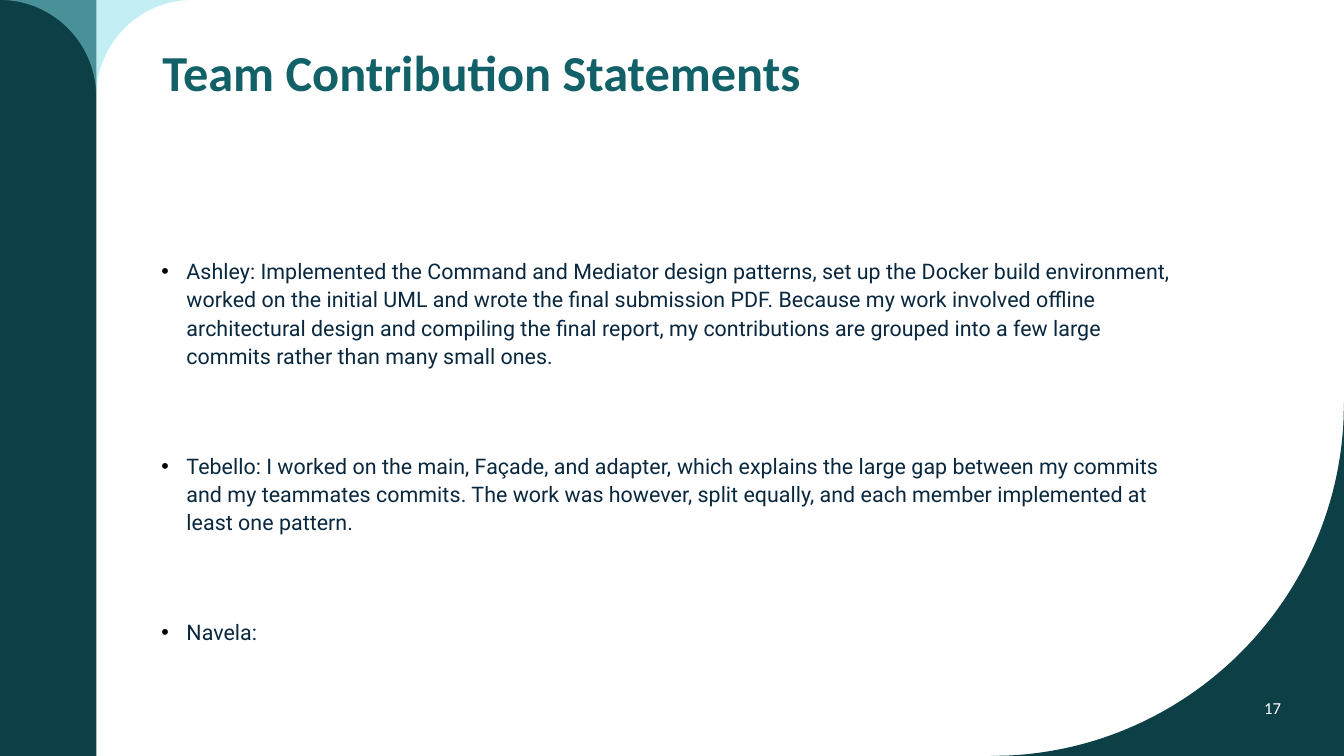
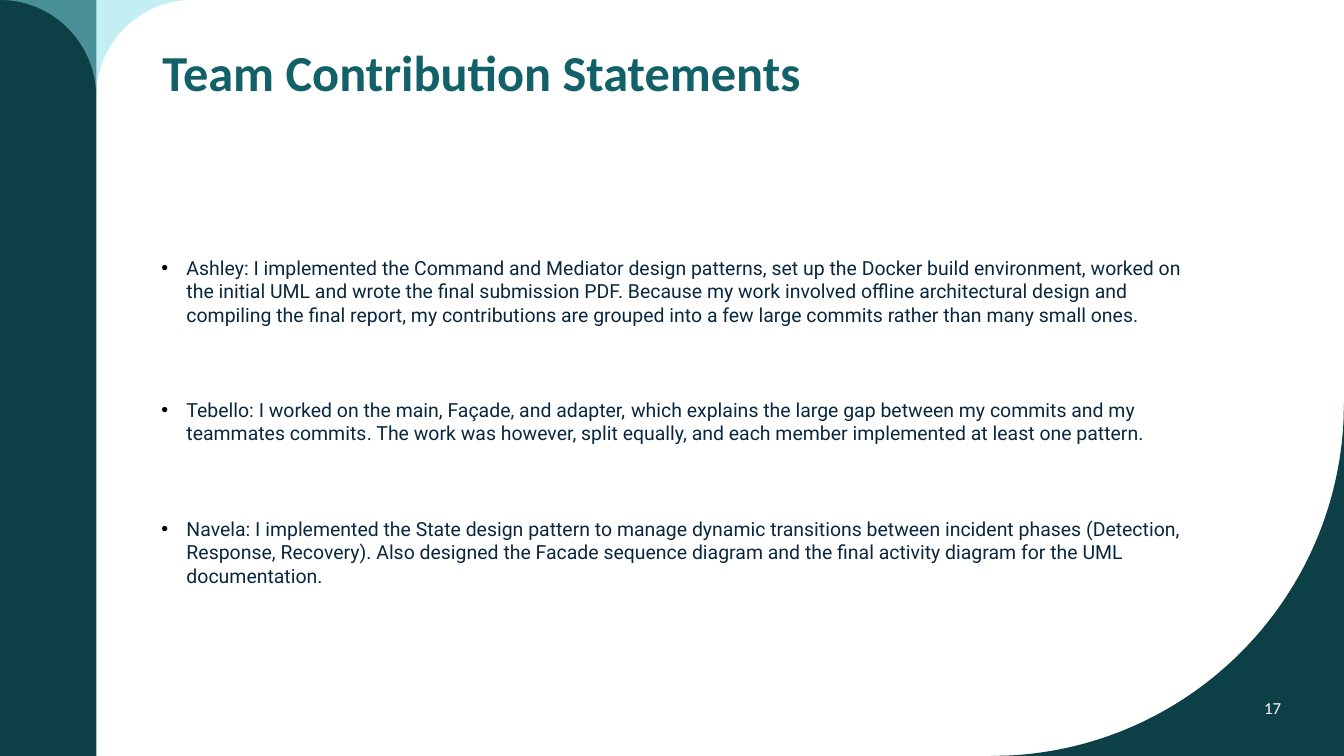
Before and after one commit to Mat6577/COS214_Practical5, a slide deck: slide 17 of docs/Practical_5_Final.pptx. Drawn at 1344x756 pixels with LibreOffice and Linux fonts; fonts in the diff are those of the drawing. Boxes give left, top, right and bottom in pixels: in the first picture for what was removed or moved away, otherwise in the second. Text is boxed around its words. In the diff, an @@ line names an element or a change of style, - is before the commit and + after.

Commit message:
Final composed PDF ready for submission

```diff
--- a/docs/Practical_5_Final.pptx
+++ b/docs/Practical_5_Final.pptx
@@ text at (x1=186, y1=260, x2=1181, y2=326): text changed; size 15.3 to 13.9 pt @@
-• Ashley: Implemented the Command and Mediator design patterns, set up the Docker build environment, worked on the initial UML and wrote the final submission PDF. Because my work involved offline architectural design and compiling the final report, my contributions are grouped into a few large commits rather than many small ones.
+• Ashley: I implemented the Command and Mediator design patterns, set up the Docker build environment, worked on the initial UML and wrote the final submission PDF. Because my work involved offline architectural design and compiling the final report, my contributions are grouped into a few large commits rather than many small ones.
@@ text at (x1=186, y1=402, x2=1143, y2=444): size 15.3 to 13.9 pt in "Tebello: I worked on the main, Façade, ..."; line spacing 1.1 to 1 @@
@@ text at (x1=186, y1=520, x2=1179, y2=583): text changed; size 15.3 to 13.9 pt @@
-• Navela:
+• Navela: I implemented the State design pattern to manage dynamic transitions between incident phases (Detection, Response, Recovery). Also designed the Facade sequence diagram and the final activity diagram for the UML documentation.
```
Also in this commit, not shown: 2 other slides changed, 1 other file.
